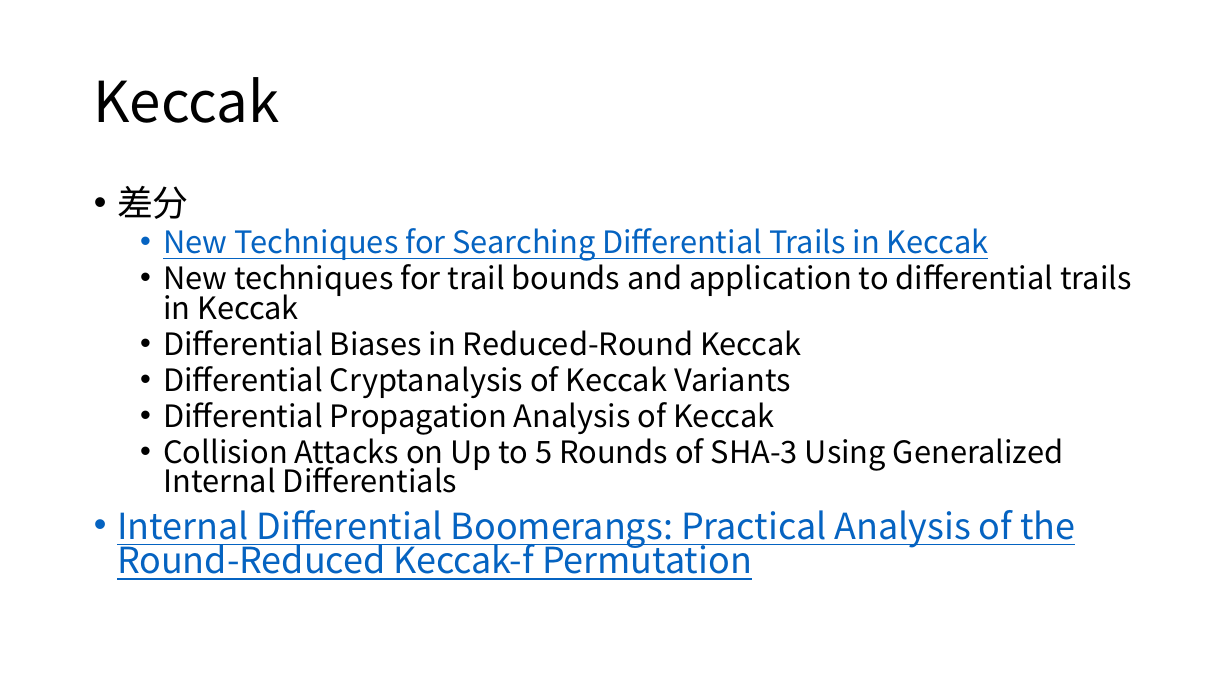
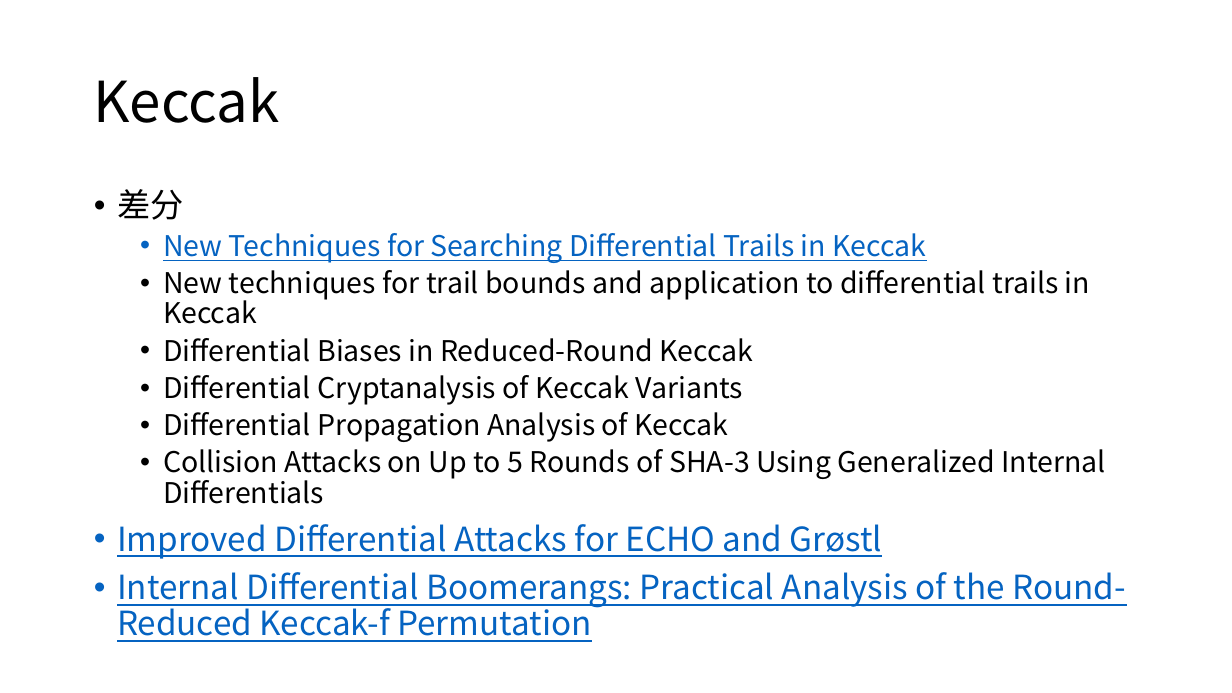
Before and after one commit to dtykira/LWC_finalists, a slide deck: slide 30 of round3.pptx. Drawn at 1232x693 pixels with LibreOffice and Linux fonts; fonts in the diff are those of the drawing. Boxes give left, top, right and bottom in pixels: in the first picture for what was removed or moved away, otherwise in the second. Text is boxed around its words. In the diff, an @@ line names an element or a change of style, - is before the commit and + after.

Commit message:
rebound internal diff boomerang

```diff
--- a/round3.pptx
+++ b/round3.pptx
@@ text at (117, 189, 1127, 642): size 28 to 25.9 pt in "差分", "Internal Differential Boomerangs: Practical Analysis of the ..."; size 24 to 22.2 pt in "New Techniques for Searching Differential Trails in ...", "New techniques for trail bounds and application ...", "Differential Biases in Reduced-Round Keccak", "Differential Cryptanalysis of Keccak Variants" and 2 more places; line spacing 0.8 to 0.9 @@
@@ text at (117, 524, 882, 559): paragraph added @@
+• Improved Differential Attacks for ECHO and Grøstl
```
Also in this commit, not shown: 4 other slides changed, 6 slides added, 1 slide removed, 4 other files.
